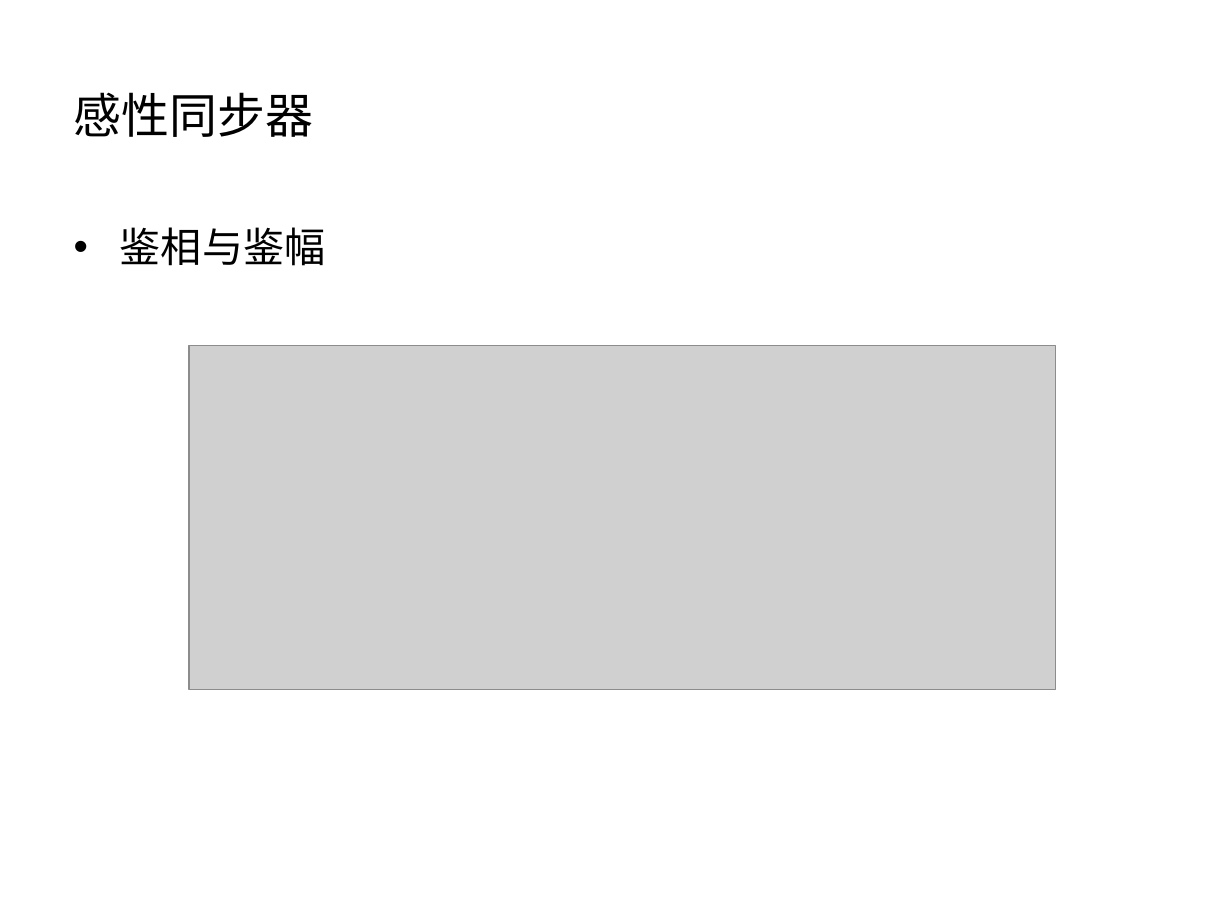
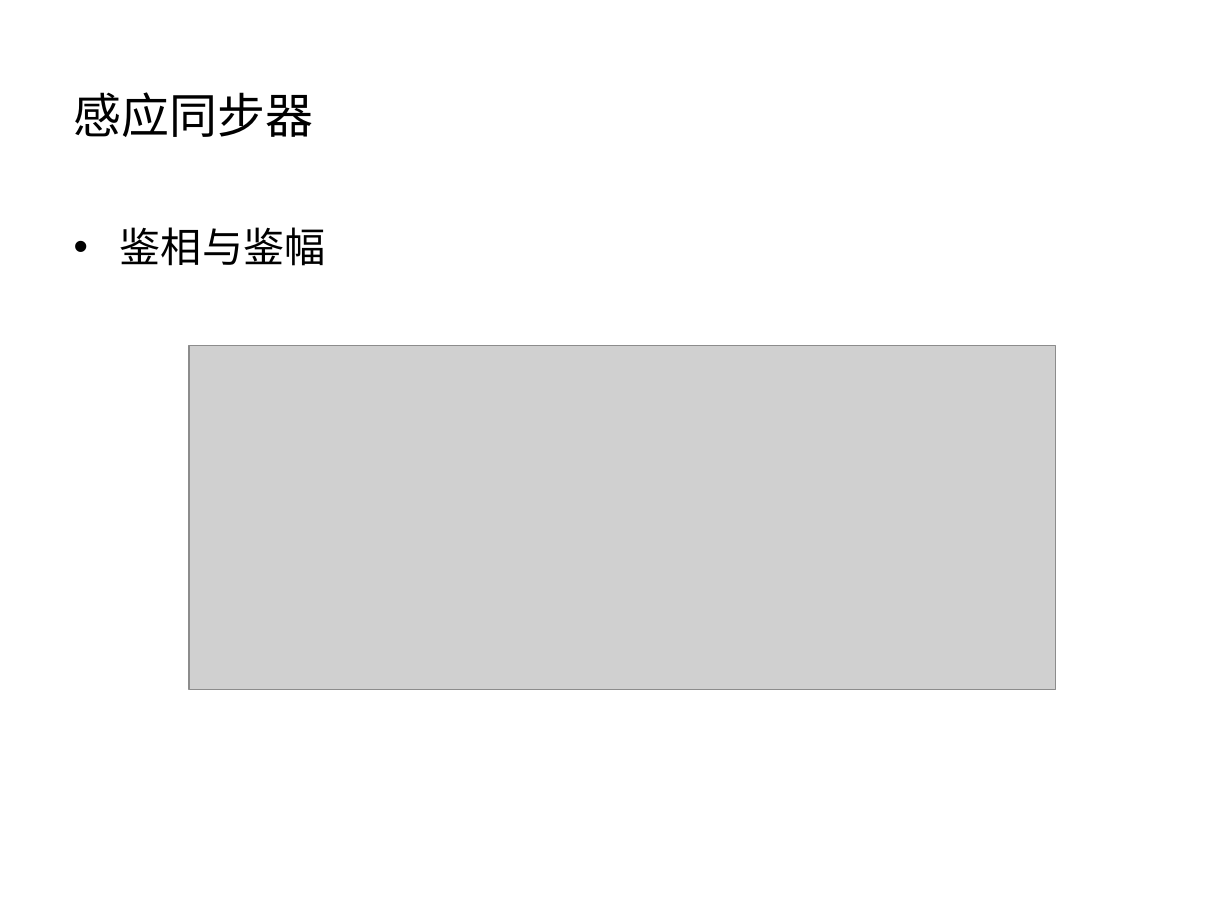
Before and after one commit to origin2007/mechatronic_system_design, a slide deck: slide 15 of 3-传感器.ppt. Drawn at 1232x924 pixels with LibreOffice and Linux fonts; fonts in the diff are those of the drawing; grey boxes stand for pictures; background and template pictures are left out. Boxes give left, top, right and bottom in pixels: in the first picture for what was removed or moved away, otherwise in the second. Text is boxed around its words. In the diff, an @@ line names an element or a change of style, - is before the commit and + after.

```diff
--- a/3-传感器.ppt
+++ b/3-传感器.ppt
@@ title at <box>74,92,313,137</box>: text changed @@
-感性同步器
+感应同步器
```
Also in this commit, not shown: 4 slides added, 7 other files.
